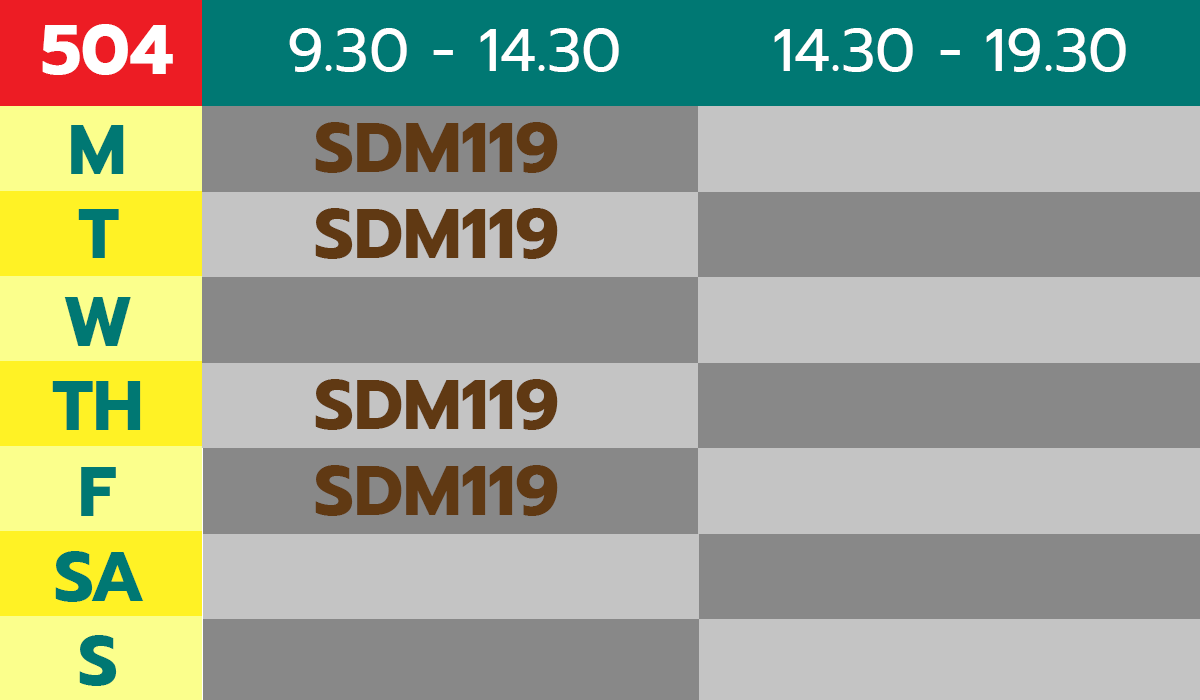
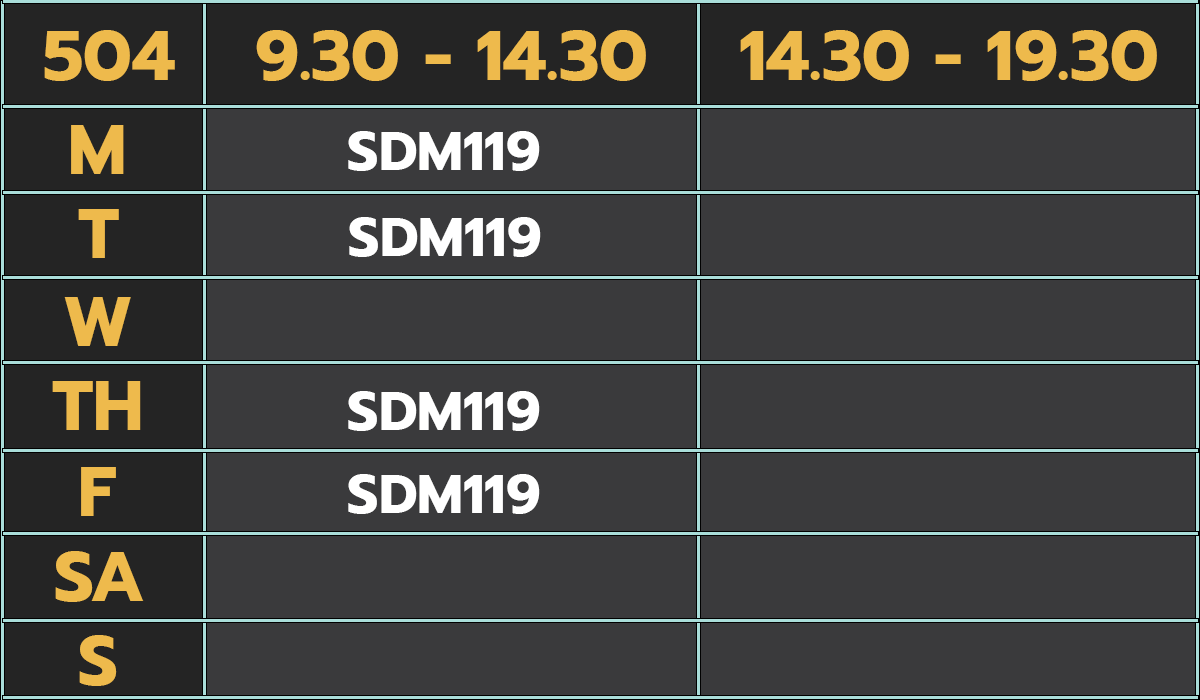
Layer changes from the first 1200 x 700 image to the second:
painted on "14.30 - 19.30" over (740, 28, 1157, 81)
painted on "9.30 - 14.30" over (256, 28, 646, 81)
painted on "Rectangle 3" over (0, 0, 202, 106)
painted on "Rectangle 2 copy 6" over (0, 531, 202, 616)
painted on "Rectangle 2 copy 5" over (0, 446, 202, 531)
painted on "Rectangle 2 copy 4" over (0, 361, 202, 446)
painted on "Rectangle 2 copy 3" over (0, 276, 202, 361)
painted on "Rectangle 2 copy 2" over (0, 191, 202, 276)
painted on "Rectangle 2 copy" over (0, 106, 202, 191)
painted on "Rectangle 1" over (202, 0, 1200, 106)
painted on "Rectangle 2 copy 15" (1st of 2) over (203, 534, 699, 619)
painted on "Rectangle 2 copy 11" (1st of 2) over (699, 619, 1200, 700)
painted on "Rectangle 2 copy 11" (2nd of 2) over (203, 615, 700, 700)
painted on "Rectangle 2 copy 10" (1st of 2) over (698, 448, 1200, 534)
painted on "Rectangle 2 copy 15" (2nd of 2) over (698, 534, 1200, 619)
painted on "Rectangle 2 copy 10" (2nd of 2) over (203, 448, 700, 534)
painted on "Rectangle 2 copy 14" (1st of 2) over (202, 363, 698, 448)
painted on "Rectangle 2 copy 9" (1st of 2) over (698, 277, 1200, 363)
painted on "Rectangle 2 copy 14" (2nd of 2) over (698, 363, 1200, 448)
painted on "Rectangle 2 copy 9" (2nd of 2) over (202, 277, 699, 363)
painted on "Rectangle 2 copy 12" over (202, 192, 698, 277)
painted on "Rectangle 2 copy 8" over (698, 106, 1200, 192)
painted on "Rectangle 2 copy 13" over (698, 192, 1200, 277)
painted on "Rectangle 2" over (202, 106, 699, 192)
…and 26 more changes (13 added, 13 painted, 4 renamed)
